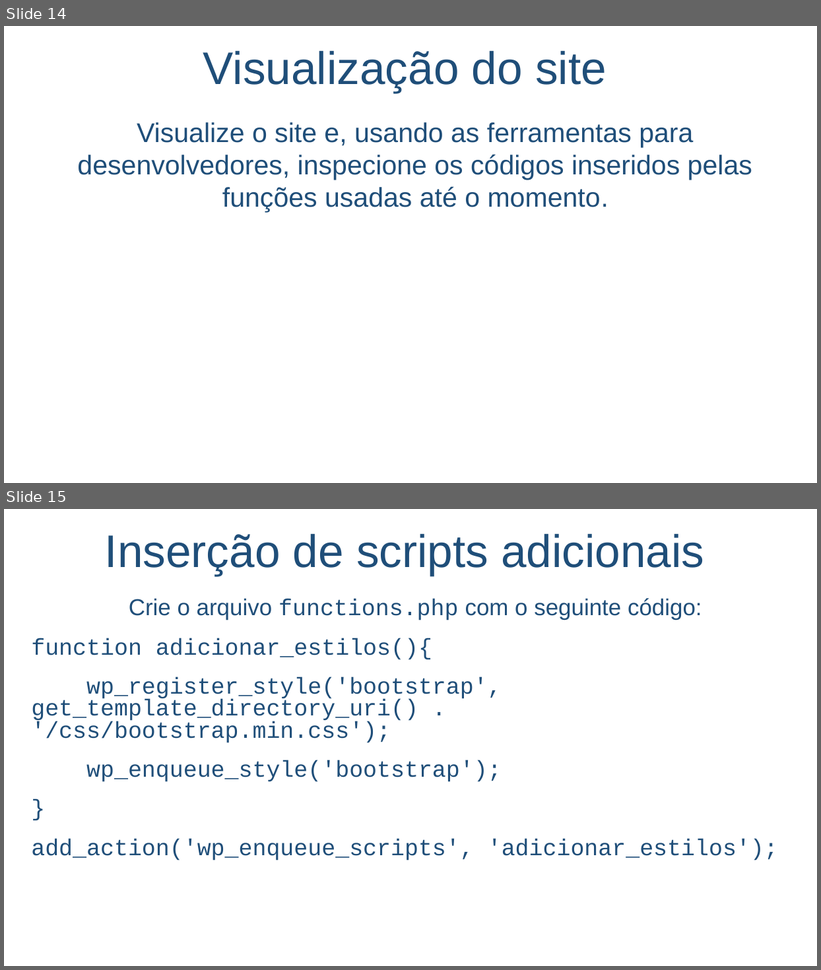
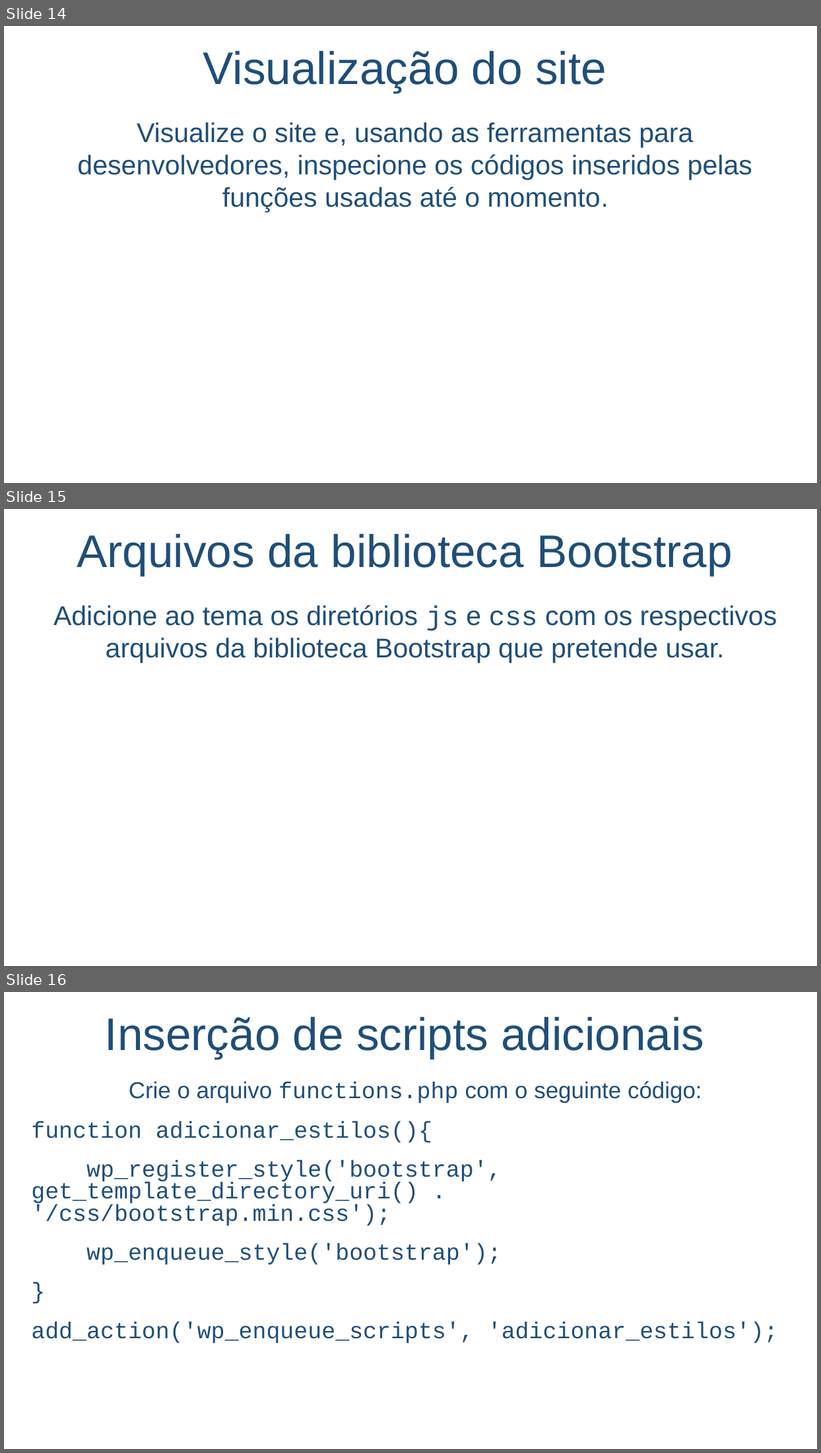
Before and after one commit to salmo-jr/public-slides, a slide deck: wordpress-como-criar-um-novo-tema.pptx. Shown one above the other, each under a label of ours: slides 14 and 15 before the commit, slides 14, 15 and 16 after it. The pictures are 821x970 and 821x1453 pixels, drawn with LibreOffice and Linux fonts; fonts in the diff are those of the drawing; background and template pictures are left out. Boxes give left, top, right and bottom in pixels: in the first picture for what was removed or moved away, otherwise in the second. Text is boxed around its words. In the diff, an @@ line names an element or a change of style, - is before the commit and + after.

```diff
--- a/wordpress-como-criar-um-novo-tema.pptx
+++ b/wordpress-como-criar-um-novo-tema.pptx
@@ slide 15 added at bbox=[4, 509, 817, 966], background picture (left out) @@
@@ title added at bbox=[77, 533, 732, 576], 54 pt, text #1F4E79 @@
+Arquivos da biblioteca Bootstrap
@@ text added at bbox=[54, 605, 778, 663], 32 pt, text #1F4E79 @@
+Adicione ao tema os diretórios js e css com os respectivos arquivos da biblioteca Bootstrap que pretende usar.
@@ what was slide 15 is now slide 16 @@
```
Also in this commit, not shown: 7 slides changed, 6 other slides added.
